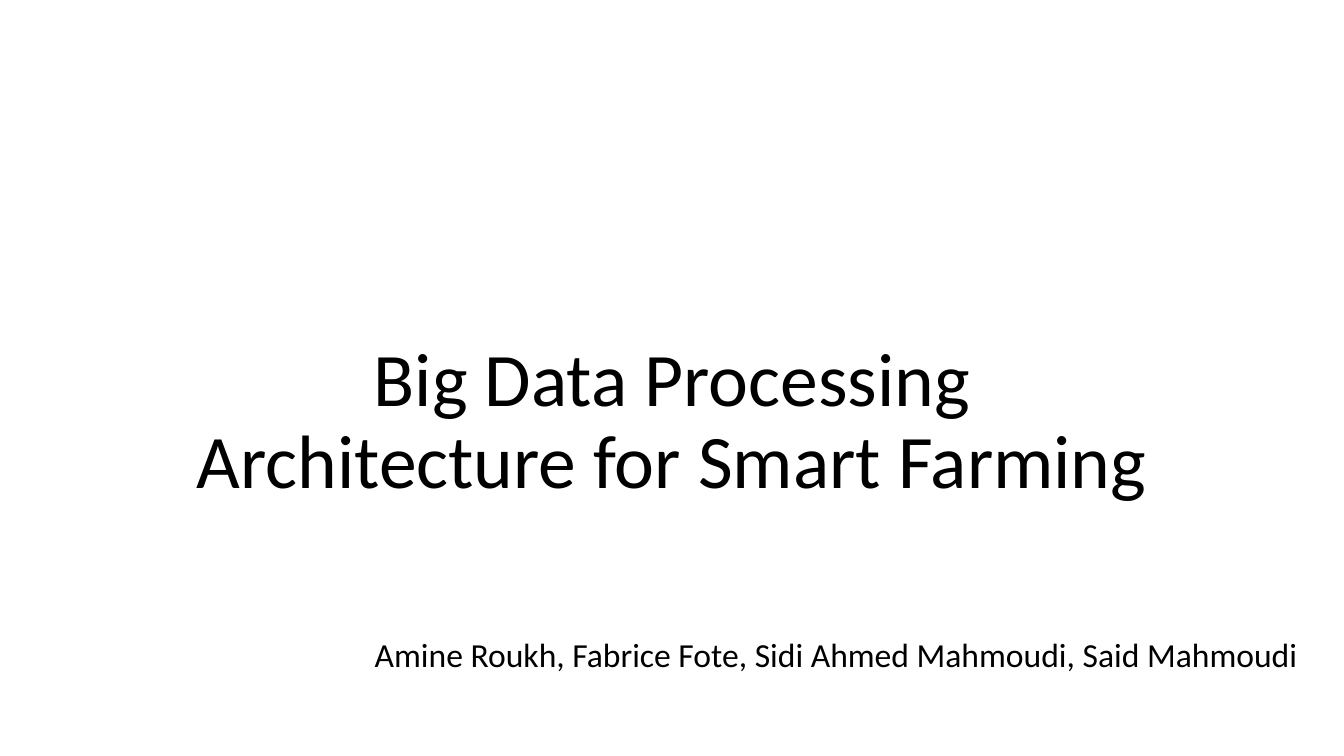
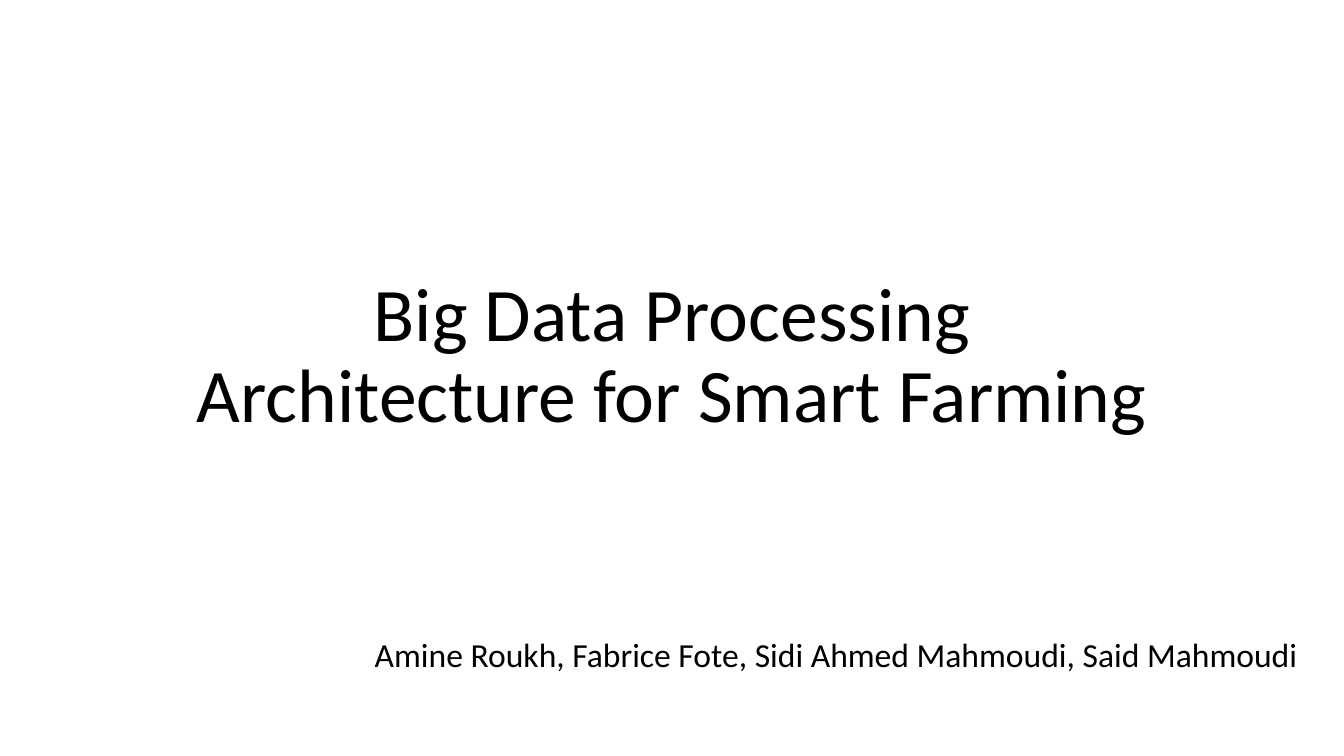
Before and after one commit to la1login/work, a slide deck: slide 1 of 2022-2023/english/sem2/2 pair/articles/second/presentation2.pptx. Drawn at 1344x756 pixels with LibreOffice and Linux fonts; fonts in the diff are those of the drawing. Boxes give left, top, right and bottom in pixels: in the first picture for what was removed or moved away, otherwise in the second. Text is boxed around its words. In the diff, an @@ line names an element or a change of style, - is before the commit and + after.

```diff
--- a/2022-2023/english/sem2/2 pair/articles/second/presentation2.pptx
+++ b/2022-2023/english/sem2/2 pair/articles/second/presentation2.pptx
@@ title "Big Data Processing Architecture for ...": place and size @@
-title "Big Data Processing Architecture for ..." at bbox=[197, 354, 1146, 501]
+title "Big Data Processing Architecture for ..." at bbox=[197, 289, 1146, 435]
```
Also in this commit, not shown: 7 other slides changed, 4 other files.
